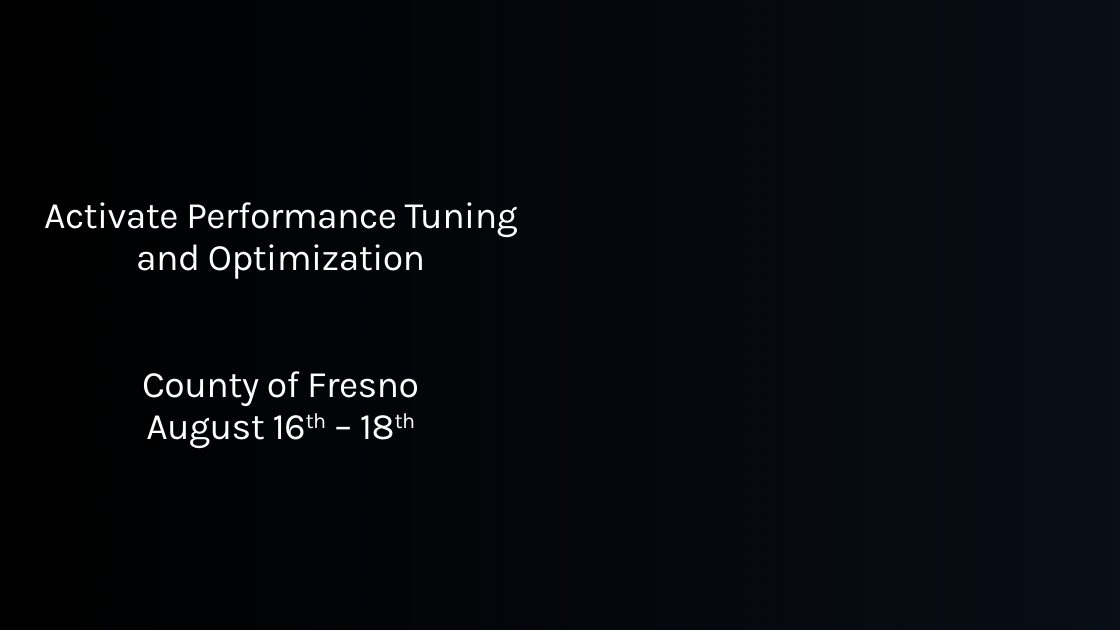
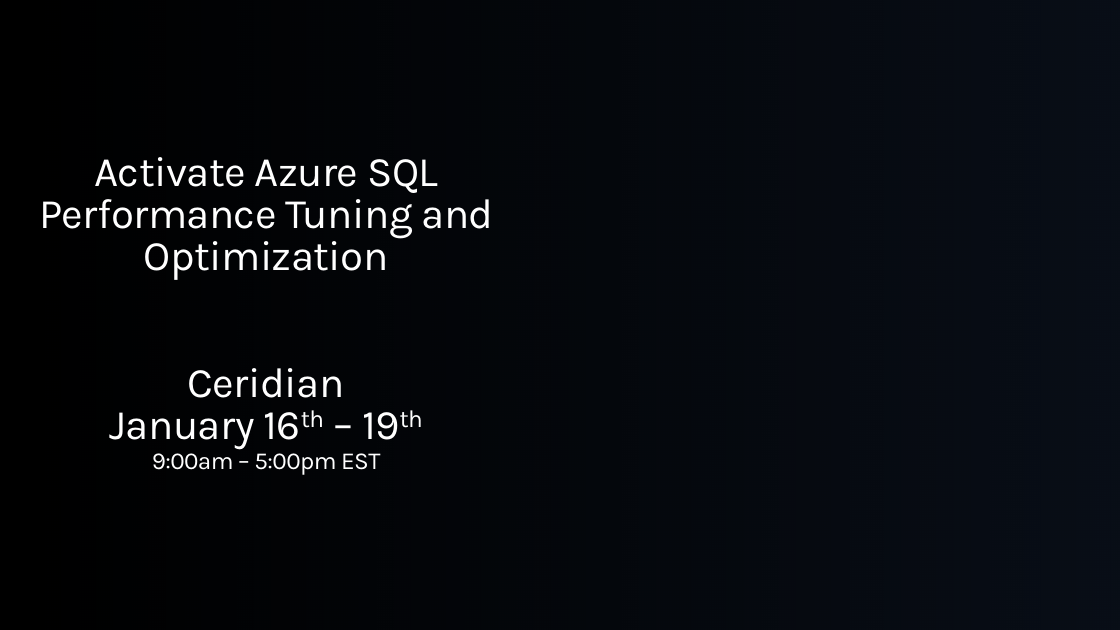
Before and after one commit to SQLMCT/SQL_Performance_Tuning, a slide deck: slide 1 of Custom_Delivery/PTO_Welcome_Email.pptx. Drawn at 1120x630 pixels with LibreOffice and Linux fonts; fonts in the diff are those of the drawing; background and template pictures are left out. Boxes give left, top, right and bottom in pixels: in the first picture for what was removed or moved away, otherwise in the second. Text is boxed around its words. In the diff, an @@ line names an element or a change of style, - is before the commit and + after.

```diff
--- a/Custom_Delivery/PTO_Welcome_Email.pptx
+++ b/Custom_Delivery/PTO_Welcome_Email.pptx
@@ title at (x1=39, y1=157, x2=494, y2=475): text changed; size 32 to 36 pt @@
-Activate Performance Tuning and Optimization
-County of Fresno
-August 16th – 18th
+Activate Azure SQL Performance Tuning and Optimization
+Ceridian
+January 16th – 19th
+9:00am – 5:00pm EST
```
Also in this commit, not shown: 3 other slides changed, 3 slides added.
